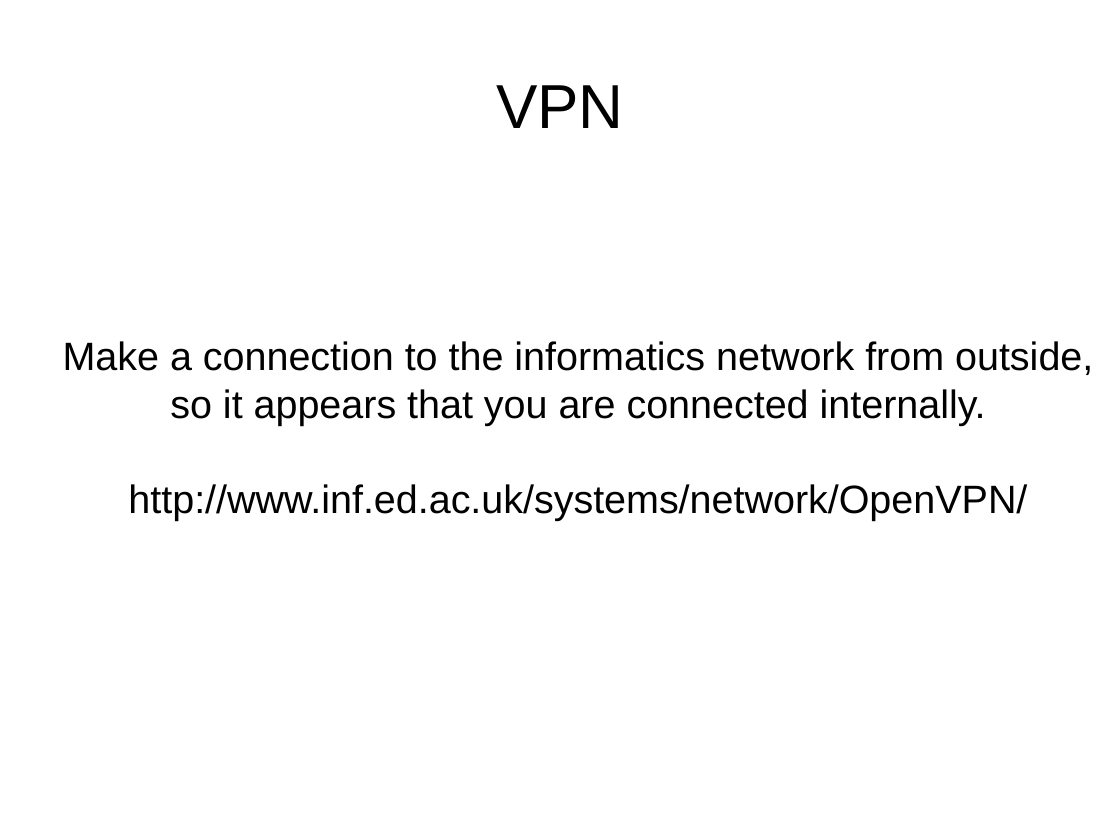
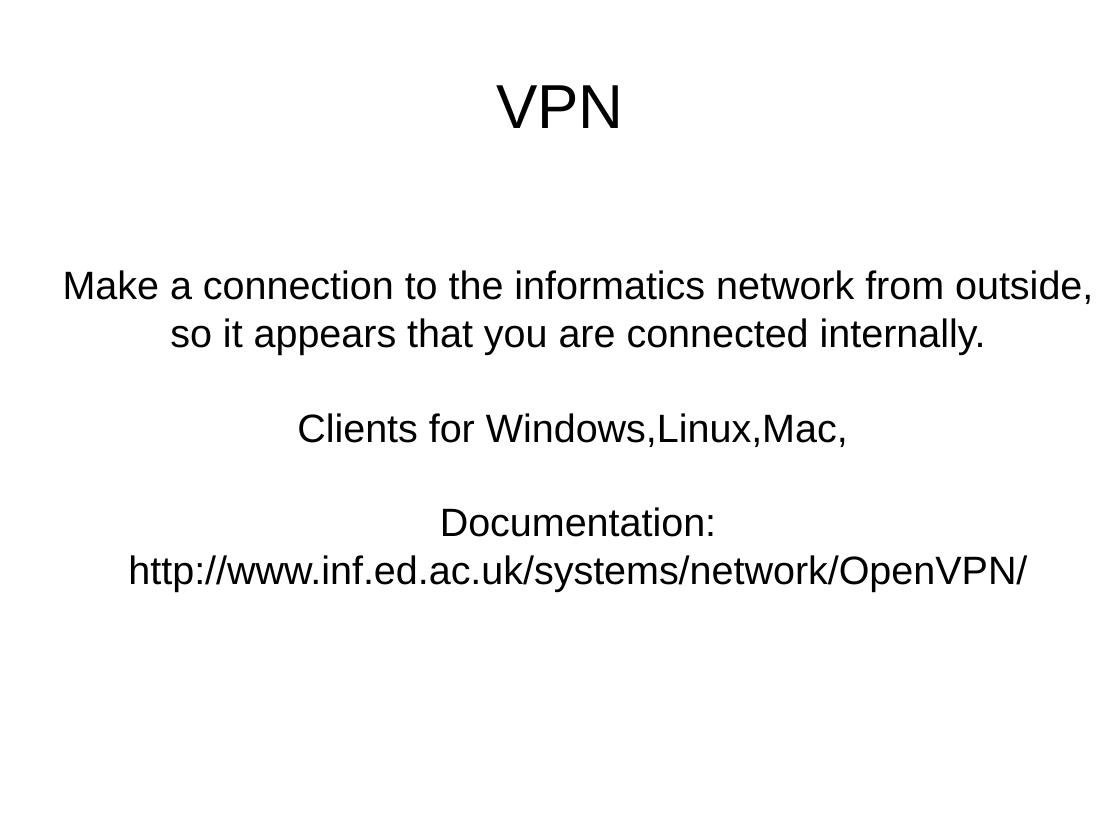
Before and after one commit to mikehulluk/IntroductionToResearchComputing, a slide deck: slide 13 of Wk2/WorkingRemotelyAndSynchronously.odp. Drawn at 1120x840 pixels with LibreOffice and Linux fonts; fonts in the diff are those of the drawing. Boxes give left, top, right and bottom in pixels: in the first picture for what was removed or moved away, otherwise in the second. Text is boxed around its words. In the diff, an @@ line names an element or a change of style, - is before the commit and + after.

```diff
--- a/Wk2/WorkingRemotelyAndSynchronously.odp
+++ b/Wk2/WorkingRemotelyAndSynchronously.odp
@@ subtitle at (297, 413, 848, 537): paragraphs added @@
+Clients for Windows,Linux,Mac,
+Documentation:
```
Also in this commit, not shown: 2 other slides changed, 1 other file.
